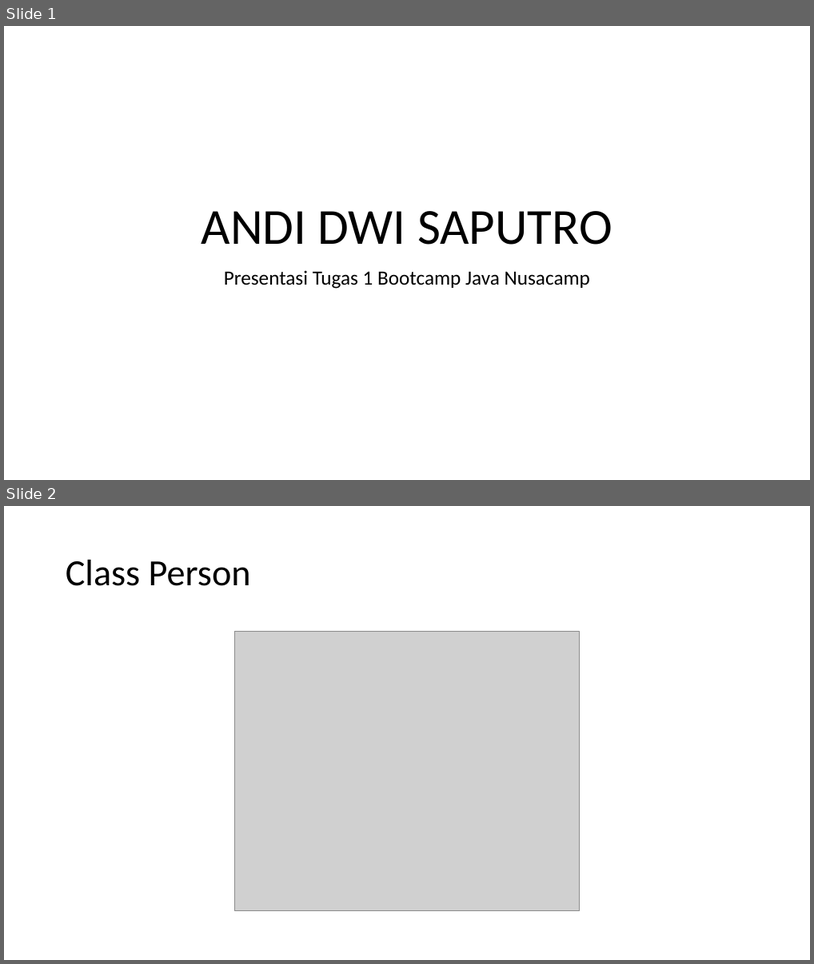
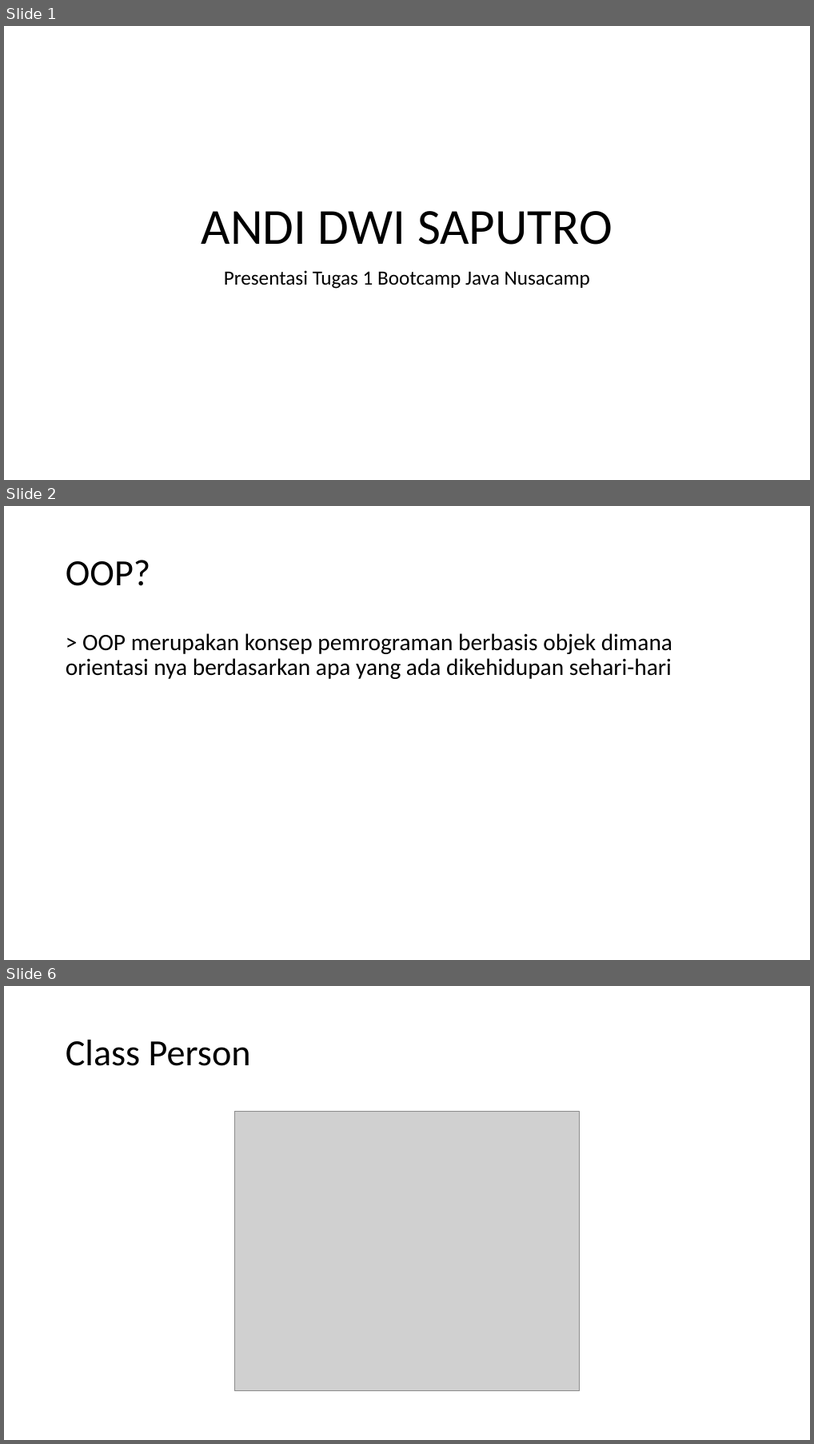
Before and after one commit to andiads/Nusacamp, a slide deck: ANDI DWI SAPUTRO.pptx. Shown one above the other, each under a label of ours: slides 1 and 2 before the commit, slides 1, 2 and 6 after it; the slides between them are not shown. The pictures are 814x964 and 814x1444 pixels, drawn with LibreOffice and Linux fonts; fonts in the diff are those of the drawing; grey boxes stand for pictures. Boxes give left, top, right and bottom in pixels: in the first picture for what was removed or moved away, otherwise in the second. Text is boxed around its words. In the diff, an @@ line names an element or a change of style, - is before the commit and + after.

```diff
--- a/ANDI DWI SAPUTRO.pptx
+++ b/ANDI DWI SAPUTRO.pptx
@@ slide 2 added at bbox=[4, 506, 810, 960], background #FFFFFF @@
@@ title added at bbox=[66, 560, 150, 586], 44 pt, text #000000 @@
+OOP?
@@ text added at bbox=[66, 633, 673, 679], 28 pt, text #000000 @@
+> OOP merupakan konsep pemrograman berbasis objek dimana orientasi nya berdasarkan apa yang ada dikehidupan sehari-hari
@@ what was slide 2 is now slide 6 @@
```
Also in this commit, not shown: 3 other slides added.
